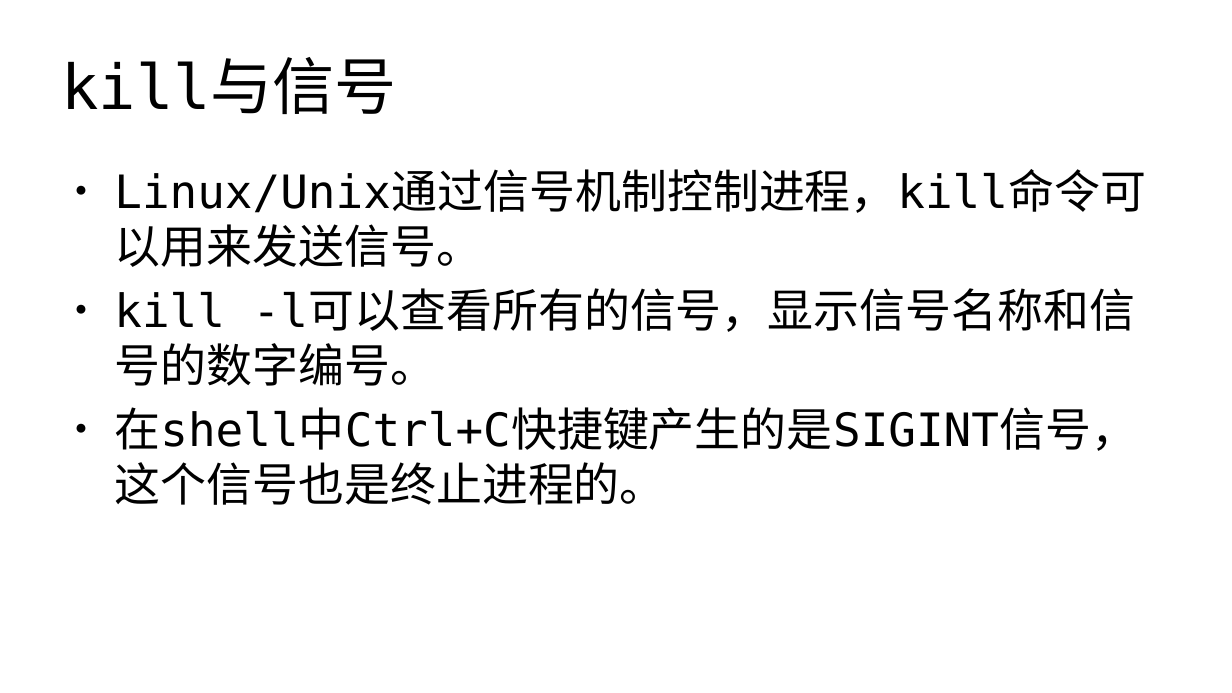
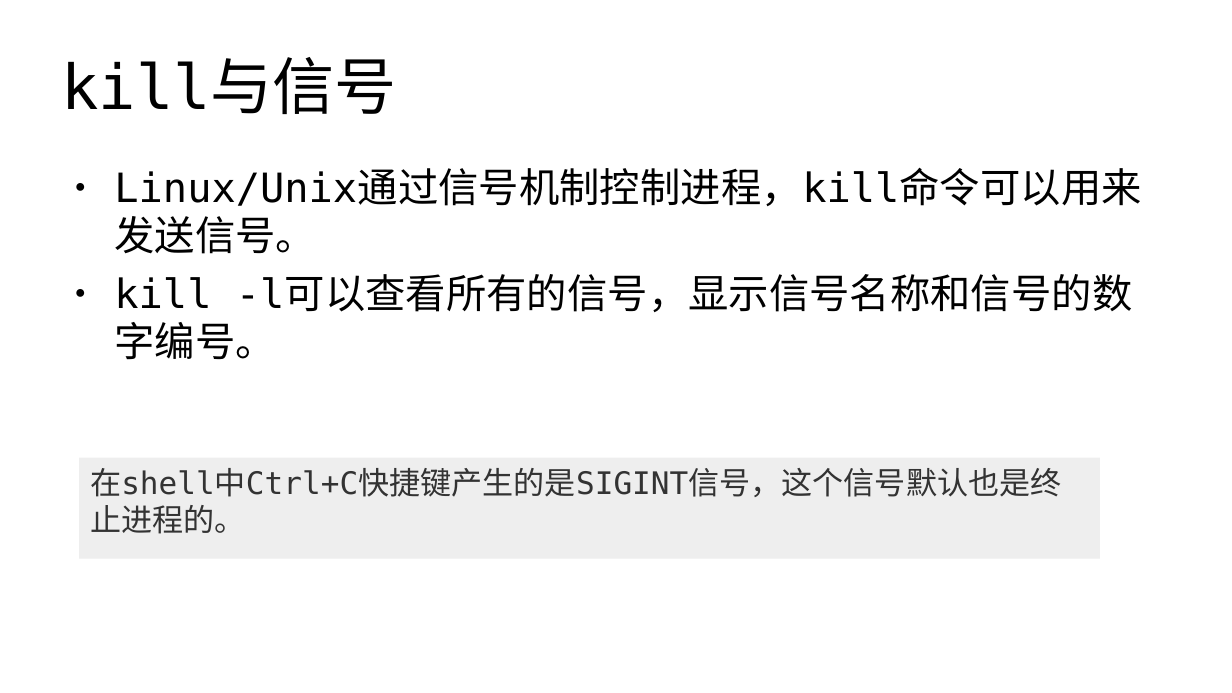
Before and after one commit to master-genius/linux-system, a slide deck: slide 14 of materials/slides/ch08-process.odp. Drawn at 1232x693 pixels with LibreOffice and Linux fonts; fonts in the diff are those of the drawing. Boxes give left, top, right and bottom in pixels: in the first picture for what was removed or moved away, otherwise in the second. Text is boxed around its words. In the diff, an @@ line names an element or a change of style, - is before the commit and + after.

```diff
--- a/materials/slides/ch08-process.odp
+++ b/materials/slides/ch08-process.odp
@@ text "Linux/Unix通过信号机制控制进程，kill命令可以用来发送信号。" at bbox=[114, 169, 1141, 360]: size 29.6 to 26 pt @@
@@ text at bbox=[114, 407, 1137, 505]: paragraph removed @@
-● 在shell中Ctrl+C快捷键产生的是SIGINT信号，这个信号也是终止进程的。
@@ rectangle added at bbox=[79, 457, 1100, 559], fill #EEEEEE, 20 pt, text #333333 @@
+在shell中Ctrl+C快捷键产生的是SIGINT信号，这个信号默认也是终止进程的。
```
Also in this commit, not shown: 18 other slides changed, 5 other files.
